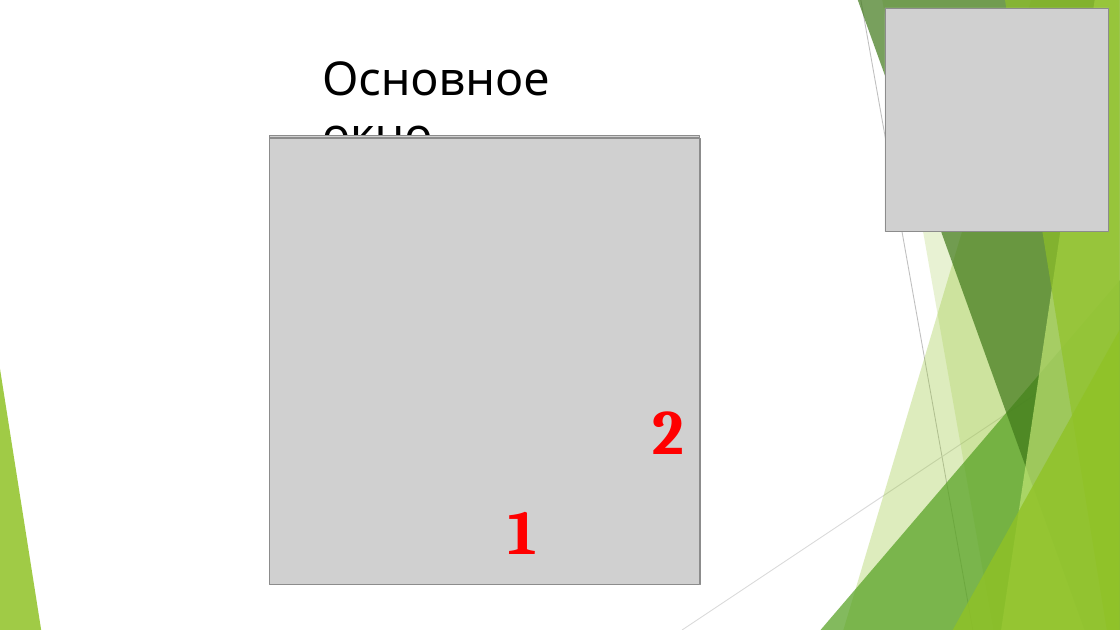
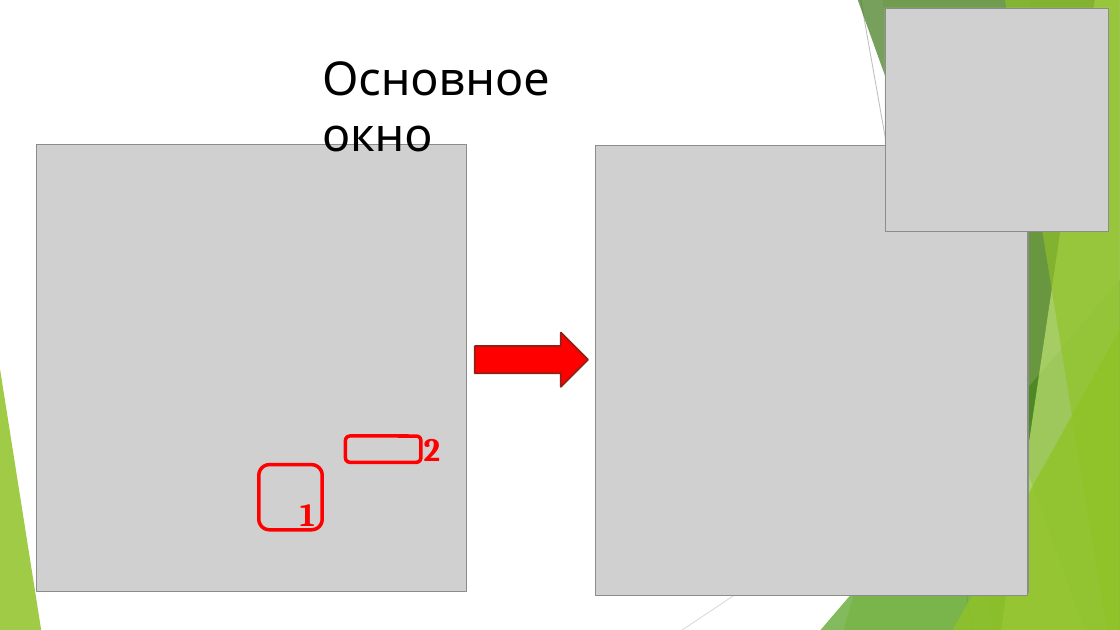
Before and after one commit to PushkinC/GUItoTurtle, a slide deck: slide 7 of GUItoTurtle.pptx (slide 9 before the commit). Drawn at 1120x630 pixels with LibreOffice and Linux fonts; fonts in the diff are those of the drawing; grey boxes stand for pictures. Boxes give left, top, right and bottom in pixels: in the first picture for what was removed or moved away, otherwise in the second. Text is boxed around its words. In the diff, an @@ line names an element or a change of style, - is before the commit and + after.

```diff
--- a/GUItoTurtle.pptx
+++ b/GUItoTurtle.pptx
@@ picture: place and size @@
-picture at (270, 139, 700, 586)
+picture at (36, 145, 466, 592)
@@ picture removed at (270, 135, 700, 582) @@
@@ picture added at (596, 146, 1028, 596) @@
@@ picture: place and size @@
-picture at (270, 139, 701, 586)
+picture at (597, 146, 1028, 593)
@@ picture: place and size @@
-picture at (270, 138, 700, 582)
+picture at (598, 147, 1028, 592)
@@ right arrow added at (475, 333, 588, 387), fill #FF0000, outline #912313 1.5 pt @@
@@ rounded rectangle added at (345, 436, 421, 462), outline #FF0000 3 pt @@
@@ text "2" at (424, 439, 441, 461): size 54 to 28 pt @@
@@ text "2": place and size @@
-text "2" at (652, 411, 684, 454)
+text "2" at (424, 439, 441, 461)
@@ rounded rectangle added at (259, 465, 323, 530), outline #FF0000 3 pt @@
@@ text "1": place and size @@
-text "1" at (508, 512, 537, 554)
+text "1" at (300, 504, 315, 532)
@@ text "1" at (300, 504, 315, 532): size 54 to 28 pt @@
```
Also in this commit, not shown: 9 other slides changed, 2 slides added, 2 slides removed, 8 other files.
